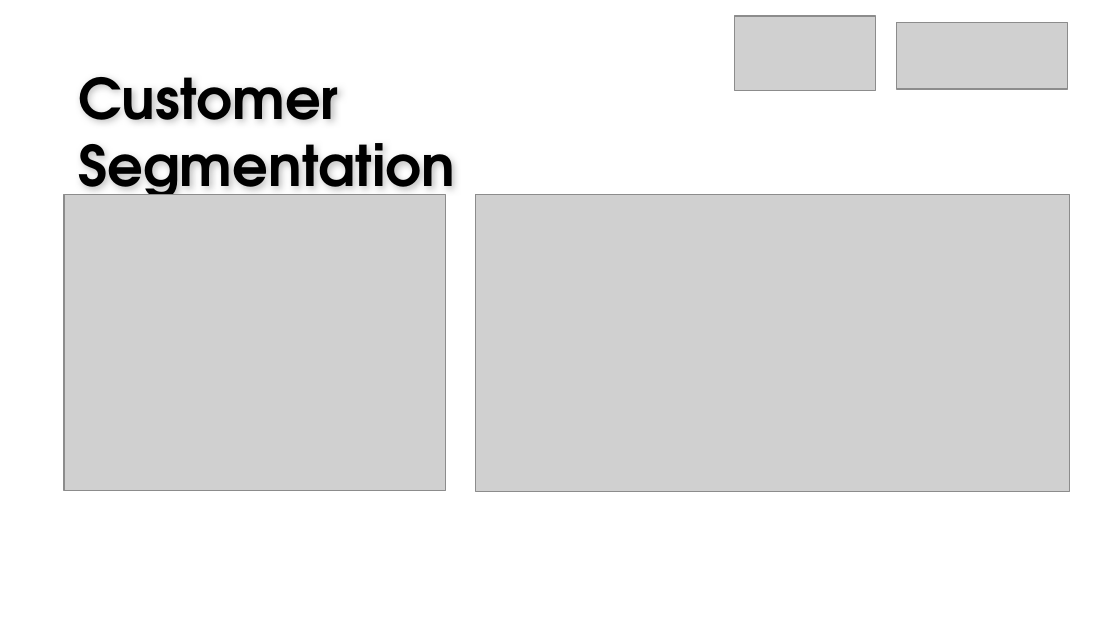
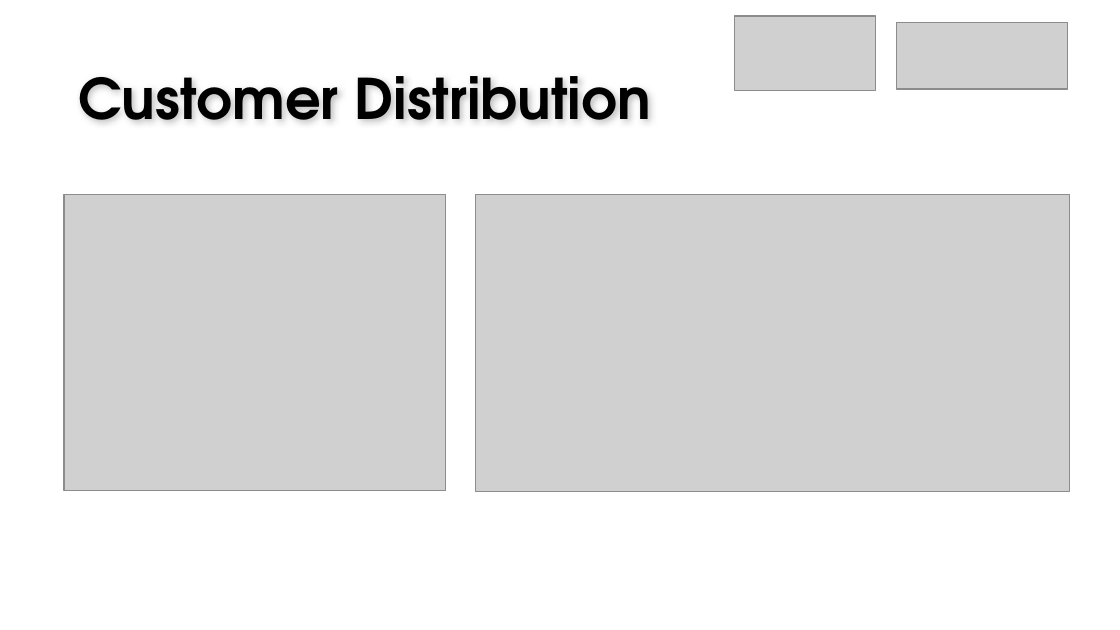
Before and after one commit to gisellehalim/kalbe-ds-vix-rakamin, a slide deck: slide 12 of Result Kalbe Nutritionals x Rakamin Academy.pptx (slide 10 before the commit). Drawn at 1120x630 pixels with LibreOffice and Linux fonts; fonts in the diff are those of the drawing; grey boxes stand for pictures; background and template pictures are left out. Boxes give left, top, right and bottom in pixels: in the first picture for what was removed or moved away, otherwise in the second. Text is boxed around its words. In the diff, an @@ line names an element or a change of style, - is before the commit and + after.

```diff
--- a/Result Kalbe Nutritionals x Rakamin Academy.pptx
+++ b/Result Kalbe Nutritionals x Rakamin Academy.pptx
@@ text at [78,76,651,121]: text changed @@
-Customer Segmentation
+Customer Distribution
```
Also in this commit, not shown: 3 other slides changed, 2 slides added, 1 other file.
